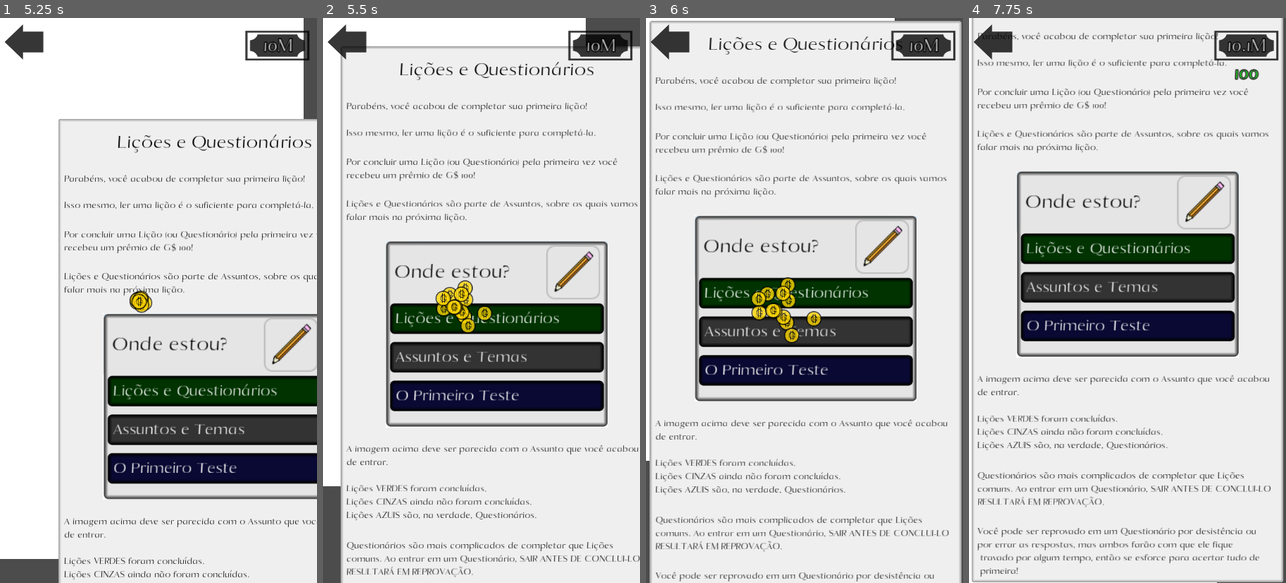
Above: before the commit, frames 1-4 (left to right).
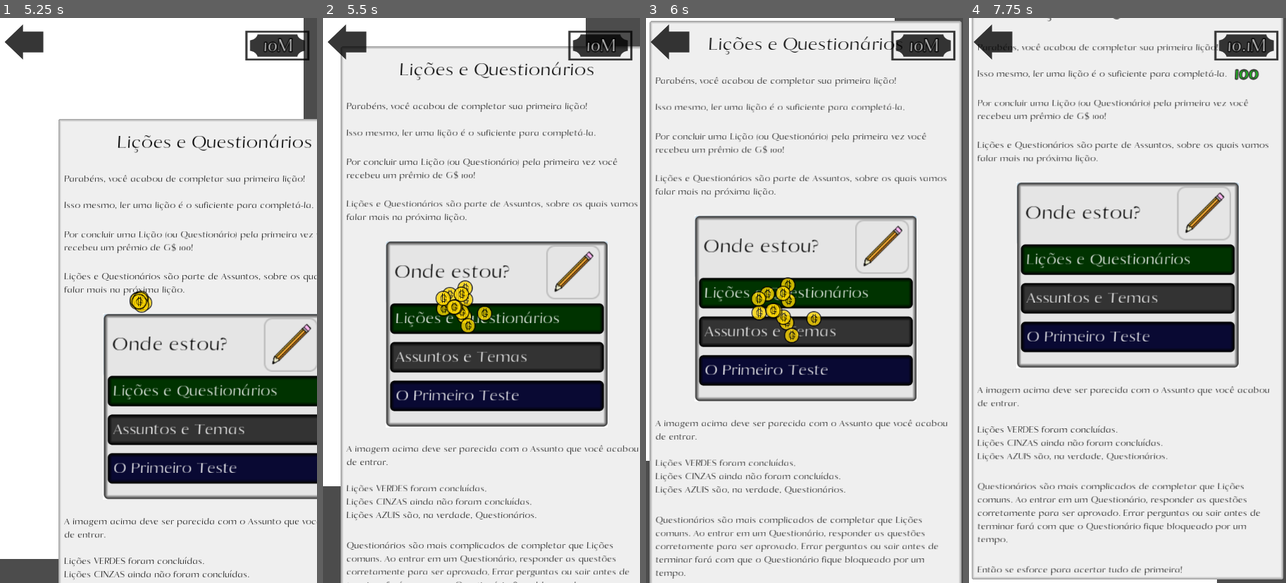
Above: after the commit, the same moments.

Repository: AndreMoukarzel/Grana-Preta
Game: Godot game, scene res://OpeningMenu.tscn
Same seed, same stepped clock (60 frames per second), same inputs: the game is played once before the commit and once after it. The engine's default icon, where the game draws it, is replaced by a stand-in: a white triangle on a blue panel in a dark square.
Inputs (mouse positions are in pixels of both pictures, inside the frame that each line leads up to):
- Up to frame 1 (5.25 s): tap Enter at 0.5 s; move the mouse to (228, 272) at 0.52 s; click (228, 272) at 0.67 s; drag from (95, 328) to (142, 413) at 1.27 s; tap Space at 2 s; move the mouse to (190, 176) at 2.02 s; click (190, 176) at 2.17 s; click (133, 238) at 2.75 s; click "A Escola" at 3.5 s; click "Subject" at 4.25 s; click "Lições e Questionários" at 5 s
- Up to frame 2 (5.5 s): no input
- Up to frame 3 (6 s): drag from (788, 413) to (709, 215) at 5.77 s
- Up to frame 4 (7.75 s): move the mouse to (1222, 385) at 6.52 s; click (1222, 385) at 6.67 s; drag from (1032, 215) to (1079, 159) at 7.27 s

Frame 1 is identical in both runs. In frame 2, 0.8% of the frame differs, in the area x 7-100%, y 95-100%; in frame 3, 1.5%; in frame 4, 24%, in the area x 0-100%, y 0-100%.

Commit message:
Lesson text tweaks

Diff:
--- a/school/Lessons/LessonDB.gd
+++ b/school/Lessons/LessonDB.gd
@@ -16,8 +16,8 @@
 					"\nLições e Questionários são parte de Assuntos, sobre os quais vamos\nfalar mais na próxima lição.\n",
 					"Licoes e Questionarios/1.png",
 					"\nA imagem acima deve ser parecida com o Assunto que você acabou\nde entrar.\n\nLições VERDES foram concluídas.\nLições CINZAS ainda não foram concluídas.\nLições AZUIS são, na verdade, Questionários.",
-					"\nQuestionários são mais complicados de completar que Lições\ncomuns. Ao entrar em um Questionário, SAIR ANTES DE CONCLUI-LO\nRESULTARÁ EM REPROVAÇÃO.",
-					"\nVocê pode ser reprovado em um Questionário por desistência ou\npor errar as respostas, mas ambos farão com que ele fique\n travado por algum tempo, então se esforce para acertar tudo de\n primeira!"
+					"\nQuestionários são mais complicados de completar que Lições\ncomuns. Ao entrar em um Questionário, responder as questões\ncorretamente para ser aprovado. Errar perguntas ou sair antes de\nterminar fará com que o Questionário fique bloqueado por um\ntempo.",
+					"\nEntão se esforce para acertar tudo de primeira!"
 				  ]
 	},
 	{
